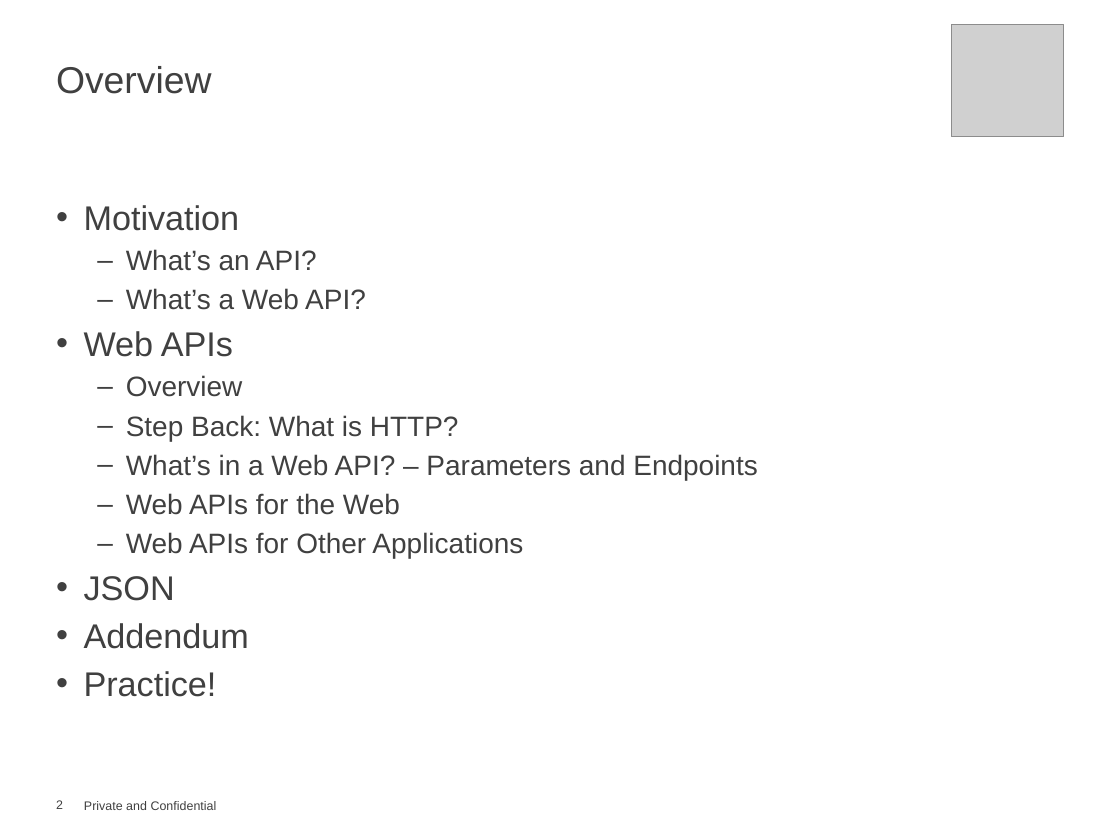
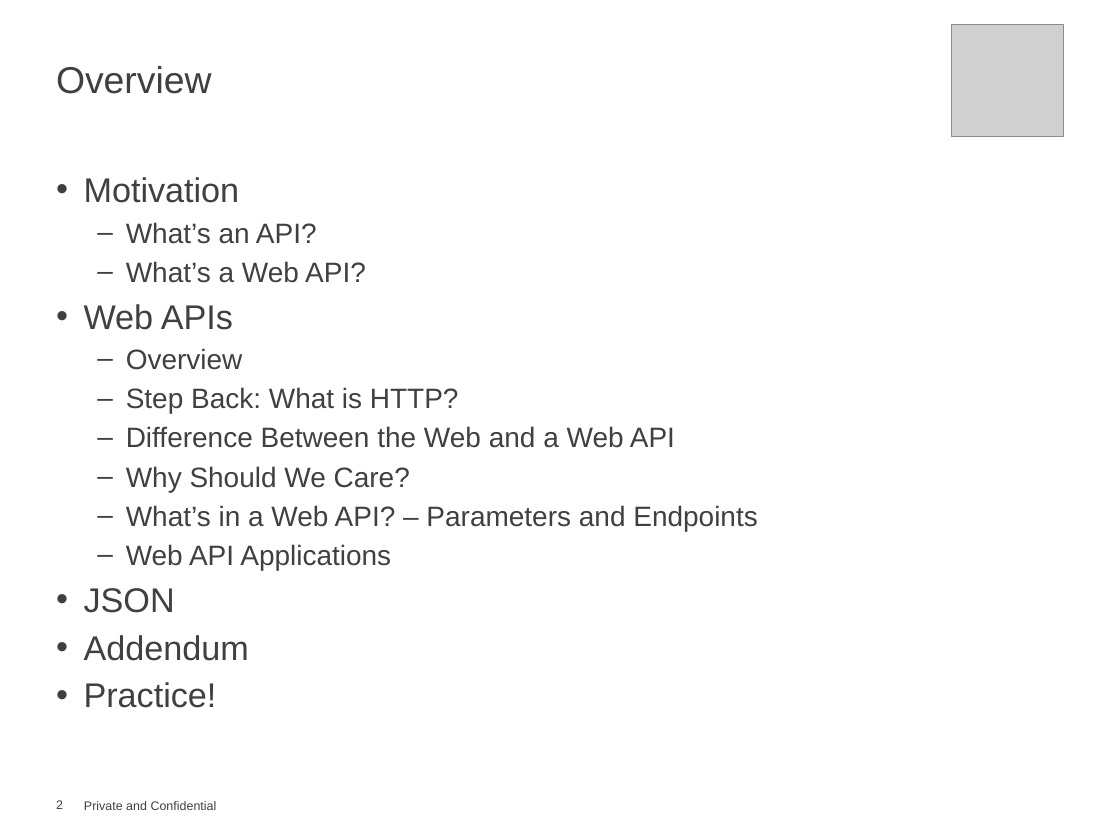
Before and after one commit to cra-international/JSON-Web-APIs, a slide deck: slide 2 of JSON and Web APIs.pptx. Drawn at 1120x840 pixels with LibreOffice and Linux fonts; fonts in the diff are those of the drawing; grey boxes stand for pictures; background and template pictures are left out. Boxes give left, top, right and bottom in pixels: in the first picture for what was removed or moved away, otherwise in the second. Text is boxed around its words. In the diff, an @@ line names an element or a change of style, - is before the commit and + after.

```diff
--- a/JSON and Web APIs.pptx
+++ b/JSON and Web APIs.pptx
@@ text "Motivation": place and size @@
-text "Motivation" at [84,205,757,697]
+text "Motivation" at [84,177,757,708]
@@ text at [126,426,675,492]: paragraphs added @@
+  – Difference Between the Web and a Web API
+  – Why Should We Care?
@@ text at [126,544,391,570]: text changed @@
-  – Web APIs for the Web
-  – Web APIs for Other Applications
+  – Web API Applications
```
Also in this commit, not shown: 1 other slide changed, 2 slides added, 1 slide removed.
